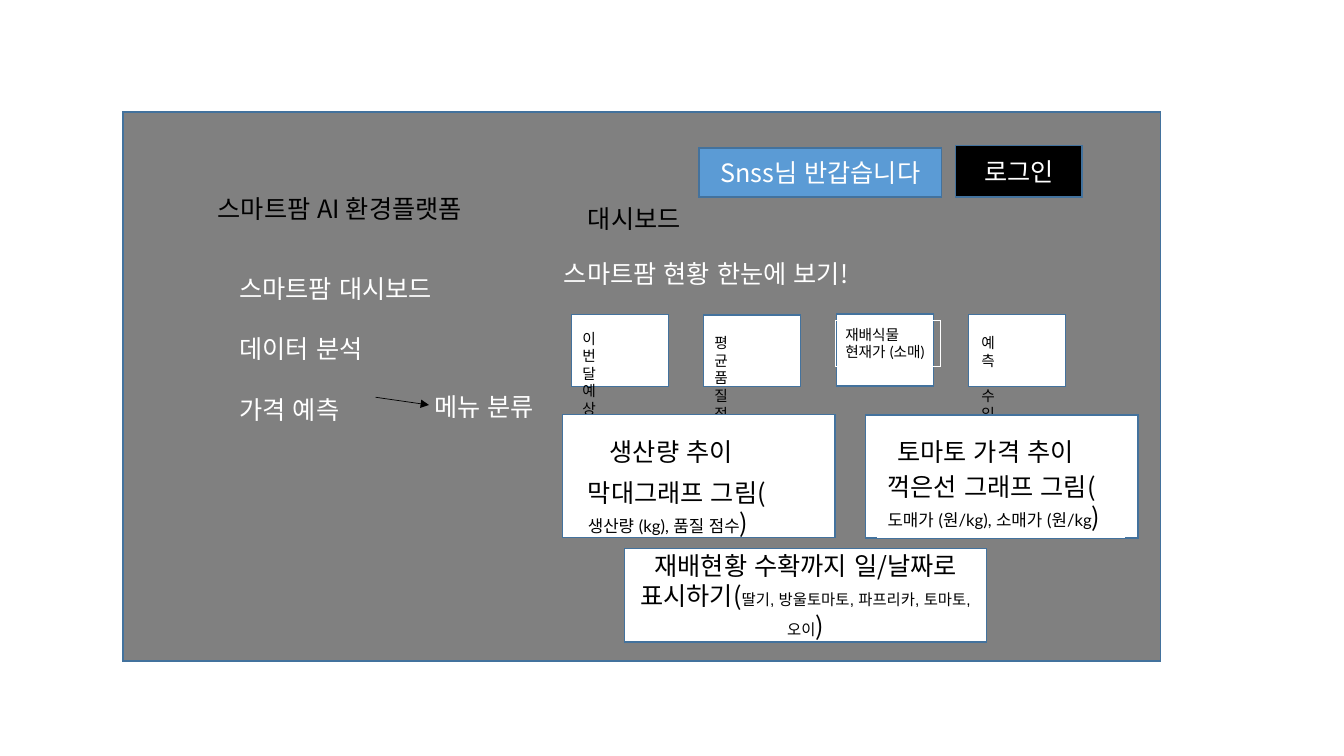
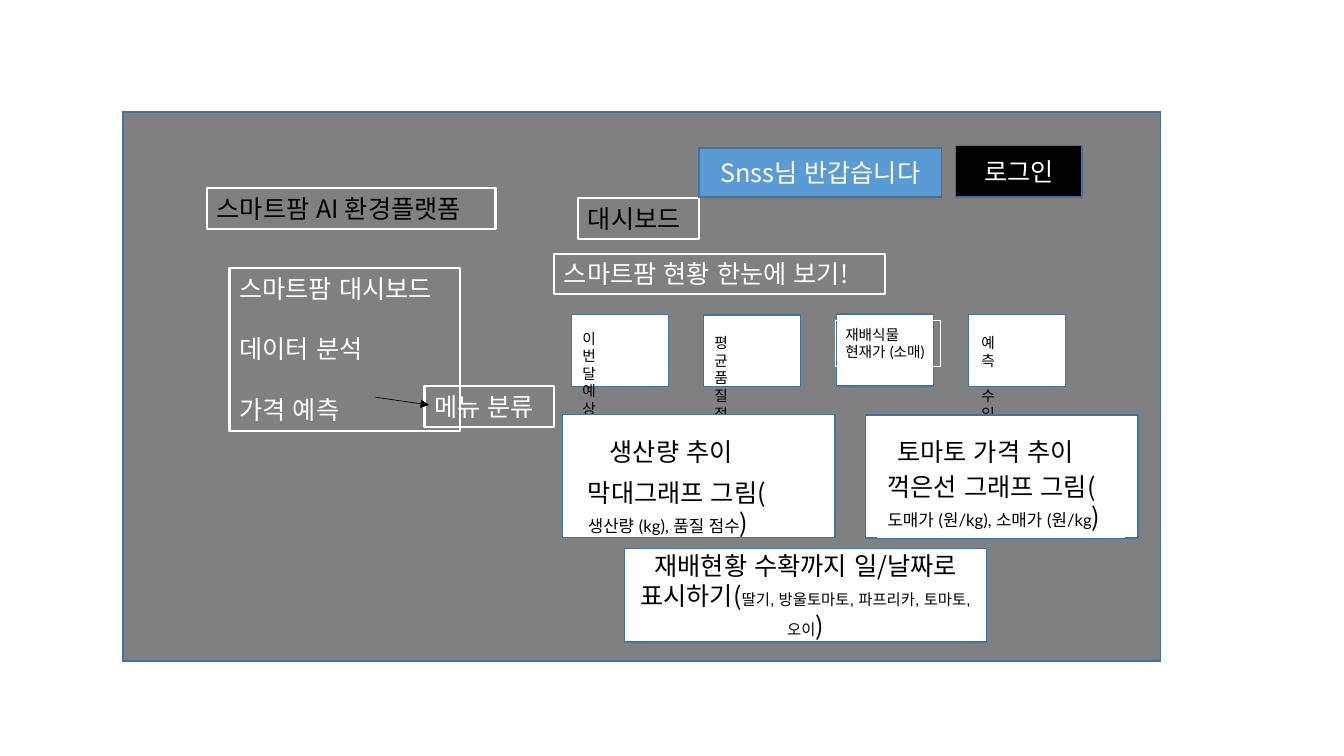
Before and after one commit to sky17892/python_1st_project, a slide deck: slide 2 of 화면설계서.pptx. Drawn at 1344x756 pixels with LibreOffice and Linux fonts; fonts in the diff are those of the drawing. Boxes give left, top, right and bottom in pixels: in the first picture for what was removed or moved away, otherwise in the second. Text is boxed around its words. In the diff, an @@ line names an element or a change of style, - is before the commit and + after.

```diff
--- a/화면설계서.pptx
+++ b/화면설계서.pptx
@@ 5 rectangles: place and size @@
-5 rectangles at <box>218,197,849,421</box>
+5 rectangles at <box>207,189,885,432</box>
@@ outline none to #FFFFFF 1.5 pt in 5 elements at <box>230,268,460,432</box>, <box>207,189,495,229</box>, <box>555,254,885,295</box>, <box>578,199,699,240</box>, <box>424,386,555,427</box> @@
```
Also in this commit, not shown: 2 other slides changed, 2 other files.
